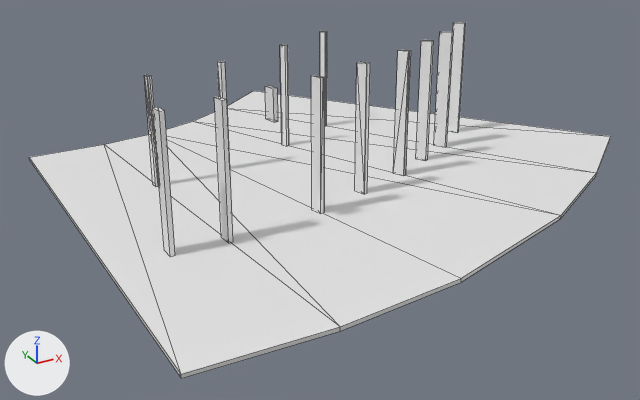
What one commit did to the OBJ model resources/MKTcolumns.obj.
Both versions are drawn from a camera (50 mm lens) standing at (-28.0, -53.2, 24.1) and looking at (0.8, -0.8, -2.0). The lights are fixed; the arrows at lower left show +X, +Y and +Z. Mesh edges are drawn as thin lines. Where no turn or scale is listed for an object, it has been applied to the vertices.

In view in the first picture: 'MKTcolumns'.
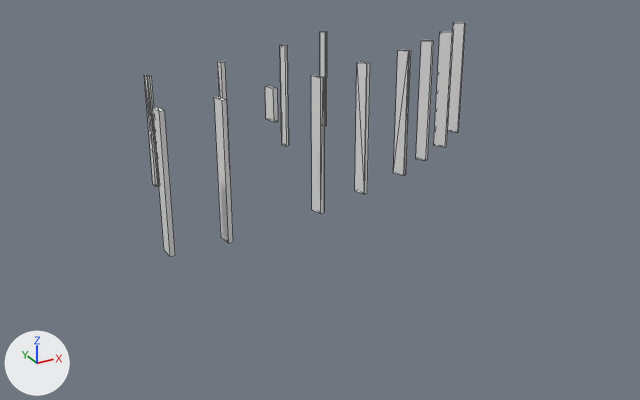
Where the change shows, as pixel boxes (x1, y1, x2, y2) in the pictures (640 x 400 px):
'MKTcolumns', reshaped (45% narrower, 34% shorter): before (29, 22, 611, 378); after (144, 22, 466, 257)
part 1 of me_mktcolumns, deleted: before (29, 91, 611, 378)

The change, as a diff of the scene's bpy script:
```diff
--- a/resources/MKTcolumns.obj.py
+++ b/resources/MKTcolumns.obj.py
@@ me_mktcolumns @@
 me_mktcolumns.from_pydata(...)  # 146 vertices, 181 faces; spans x -16.9..25.4, y -19.5..20.6, z -0.3..9.1
 # used by ob_mktcolumns; location = (0.0, 0.0, 0.0)
+# me_mktcolumns part 1: the loose piece of 24 vertices spanning x -16.9..25.4, y -19.5..20.6, z -0.3..0.0 is deleted
```
